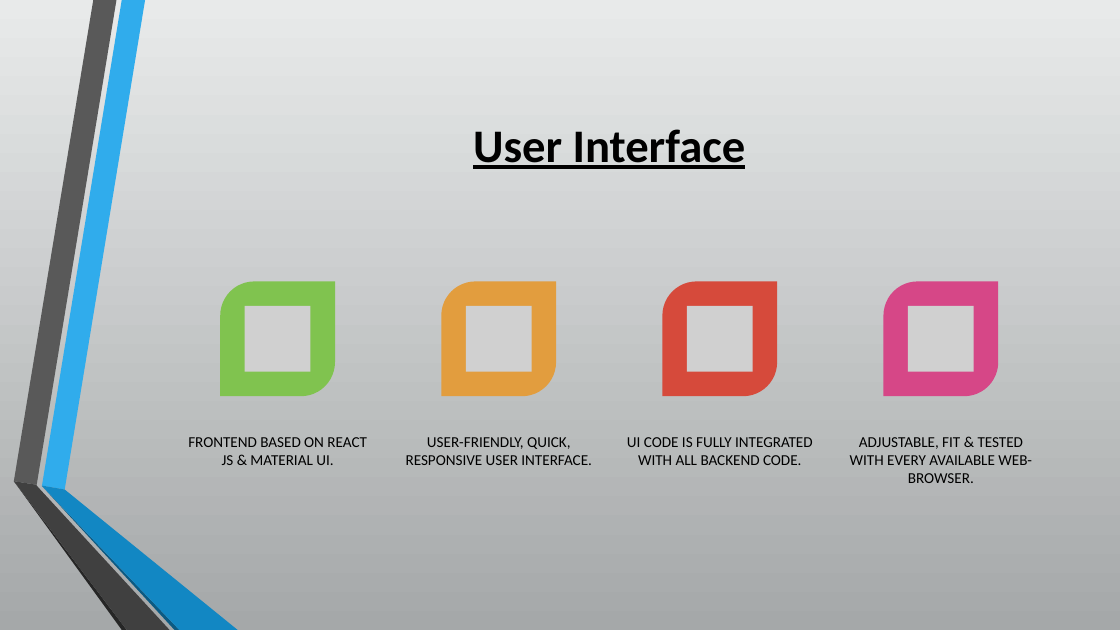
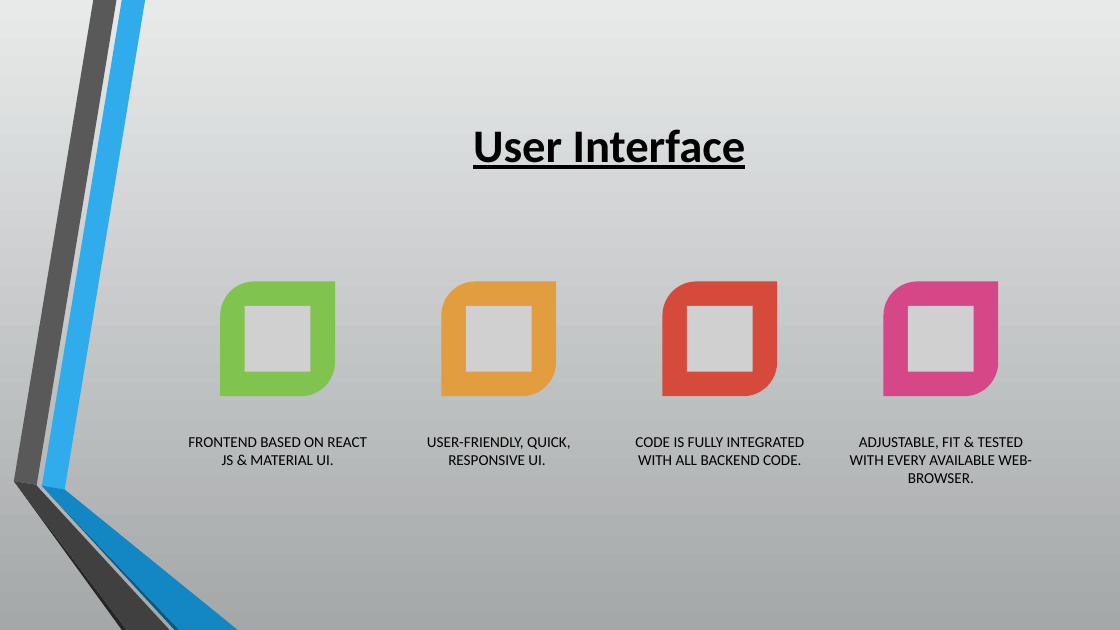
Before and after one commit to csbarak/MolOpt_Students_2023, a slide deck: slide 7 of Documents/Molopt - Full Project Presentation.pptx (slide 6 before the commit). Drawn at 1120x630 pixels with LibreOffice and Linux fonts; fonts in the diff are those of the drawing; grey boxes stand for pictures. Boxes give left, top, right and bottom in pixels: in the first picture for what was removed or moved away, otherwise in the second. Text is boxed around its words. In the diff, an @@ line names an element or a change of style, - is before the commit and + after.

```diff
--- a/Documents/Molopt - Full Project Presentation.pptx
+++ b/Documents/Molopt - Full Project Presentation.pptx
@@ text at (x1=427, y1=437, x2=570, y2=465): text changed @@
-USER-FRIENDLY, QUICK, RESPONSIVE USER INTERFACE.
+USER-FRIENDLY, QUICK, RESPONSIVE UI.
@@ text at (x1=635, y1=437, x2=805, y2=465): text changed @@
-UI CODE IS FULLY INTEGRATED WITH ALL BACKEND CODE.
+CODE IS FULLY INTEGRATED WITH ALL BACKEND CODE.
```
Also in this commit, not shown: 5 other slides changed, 1 slide added, 1 slide removed.
